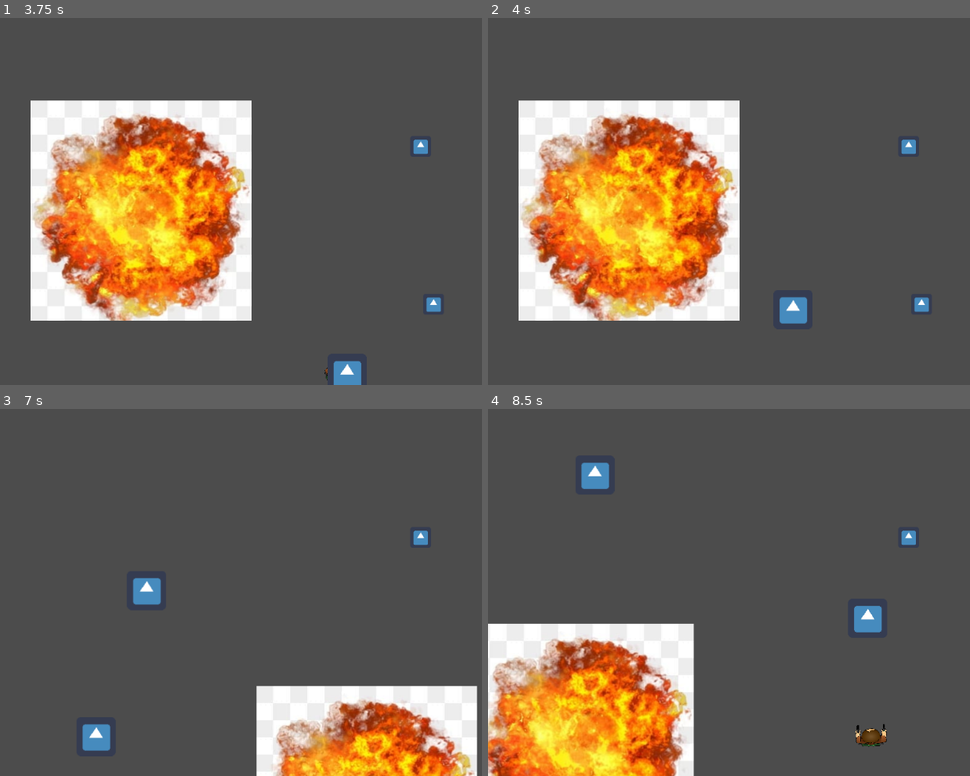
Above: before the commit, frames 1-4 (two rows, left to right).
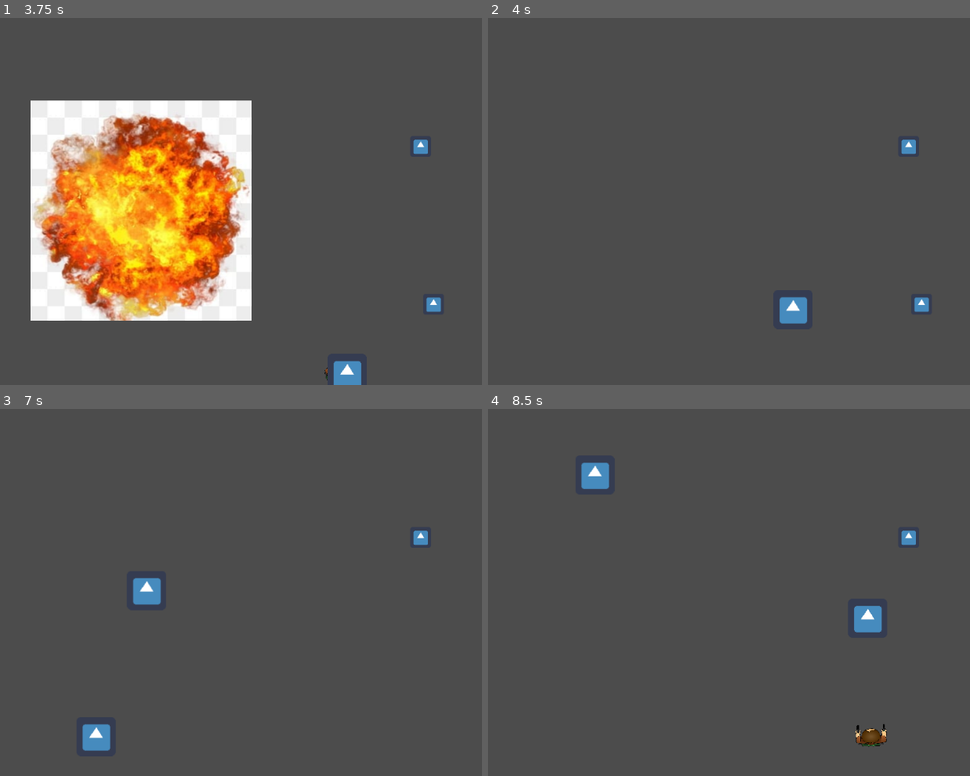
Above: after the commit, the same moments.

Repository: Fadope1/Bomberman-PlayerController
Game: Godot game, scene res://Scenes/FirstMap.tscn
Two runs of this game, one before a commit and one after it. Both use one fixed random seed, a clock stepped at 60 frames per second and the inputs below. The engine's default icon, where the game draws it, is replaced by a stand-in: a white triangle on a blue panel in a dark square.
Inputs (mouse positions are in pixels of both pictures, inside the frame that each line leads up to):
- Up to frame 1 (3.75 s): tap Enter at 0.5 s; move the mouse to (453, 183) at 0.52 s; hold D (right) 0.53-1.28 s; right-click (453, 183) at 0.6 s; move the mouse to (187, 219) at 1.27 s; hold S (backward) 1.28-2.03 s; click (187, 219) at 1.35 s; move the mouse to (375, 120) at 2.02 s; hold D (right) 2.03-2.78 s; right-click (375, 120) at 2.1 s; move the mouse to (284, 274) at 2.77 s; hold W (forward) 2.78-3.53 s; click (284, 274) at 2.85 s; tap Space at 3.5 s; move the mouse to (outside the picture) at 3.52 s; hold A (left) from 3.53 s (still down); right-click (outside the picture) at 3.6 s
- Up to frame 2 (4 s): keep holding A (left)
- Up to frame 3 (7 s): move the mouse to (125, 537) at 4.27 s; click (125, 537) at 4.35 s; move the mouse to (347, 592) at 5.02 s; release A (left) at 5.03 s; hold S (backward) 5.03-5.78 s; right-click (347, 592) at 5.1 s; move the mouse to (221, 500) at 5.77 s; hold D (right) 5.78-6.53 s; click (221, 500) at 5.85 s; move the mouse to (453, 574) at 6.52 s; hold W (forward) from 6.53 s (still down); right-click (453, 574) at 6.6 s
- Up to frame 4 (8.5 s): move the mouse to (675, 610) at 7.27 s; release W (forward) at 7.28 s; hold D (right) 7.28-8.03 s; click (675, 610) at 7.35 s; move the mouse to (863, 511) at 8.02 s; hold S (backward) from 8.03 s (still down); right-click (863, 511) at 8.1 s

Frame 1 is identical in both runs. In frame 2, 28% of the frame differs, in the area x 6-53%, y 22-83%; in frame 3, 11%; in frame 4, 18%.

Commit message:
ClassStructure

Diff:
--- /dev/null
+++ b/Scenes/Bomb.tscn
@@ -0,0 +1,35 @@
+[gd_scene load_steps=5 format=2]
+
+[ext_resource path="res://Scripts/Bomb.gd" type="Script" id=1]
+[ext_resource path="res://Assets/explosion.jpeg" type="Texture" id=2]
+[ext_resource path="res://Assets/icon.png" type="Texture" id=3]
+
+[sub_resource type="CircleShape2D" id=1]
+radius = 180.069
+
+[node name="Bomb" type="Node2D"]
+script = ExtResource( 1 )
+
+[node name="Icon" type="Sprite" parent="."]
+texture = ExtResource( 3 )
+
+[node name="BombRadius_Area2D" type="Area2D" parent="."]
+collision_layer = 0
+collision_mask = 3
+
+[node name="BombRadius_collision" type="CollisionShape2D" parent="BombRadius_Area2D"]
+shape = SubResource( 1 )
+one_way_collision_margin = 0.0
+
+[node name="Explosion" type="Sprite" parent="."]
+visible = false
+position = Vector2( -1.25, -4.25 )
+scale = Vector2( 1.00139, 1.00139 )
+texture = ExtResource( 2 )
+
+[node name="Timer" type="Timer" parent="."]
+wait_time = 3.0
+one_shot = true
+autostart = true
+
+[connection signal="timeout" from="Timer" to="." method="_on_Timer_timeout"]
--- a/Scenes/StaticBomb.tscn
+++ b/Scenes/StaticBomb.tscn
@@ -1,37 +1,9 @@
-[gd_scene load_steps=5 format=2]
+[gd_scene load_steps=2 format=2]
 
-[ext_resource path="res://Assets/icon.png" type="Texture" id=1]
-[ext_resource path="res://Scripts/StaticBomb.gd" type="Script" id=2]
-[ext_resource path="res://Assets/explosion.jpeg" type="Texture" id=3]
-
-[sub_resource type="CircleShape2D" id=1]
-radius = 186.024
+[ext_resource path="res://Scenes/Bomb.tscn" type="PackedScene" id=1]
 
 [node name="StaticBomb" type="StaticBody2D"]
 collision_layer = 0
 collision_mask = 0
-script = ExtResource( 2 )
 
-[node name="Bomb" type="Sprite" parent="."]
-texture = ExtResource( 1 )
-
-[node name="Timer" type="Timer" parent="."]
-wait_time = 3.0
-one_shot = true
-autostart = true
-
-[node name="Explosion" type="Sprite" parent="."]
-visible = false
-position = Vector2( -1.25, -4.25 )
-scale = Vector2( 1.00139, 1.00139 )
-texture = ExtResource( 3 )
-
-[node name="BombRadius_Area2D" type="Area2D" parent="."]
-collision_layer = 0
-collision_mask = 3
-
-[node name="CollisionShape2D" type="CollisionShape2D" parent="BombRadius_Area2D"]
-shape = SubResource( 1 )
-one_way_collision_margin = 0.0
-
-[connection signal="timeout" from="Timer" to="." method="_on_Timer_timeout"]
+[node name="Bomb" parent="." instance=ExtResource( 1 )]
--- a/Scenes/ThrowBomb.tscn
+++ b/Scenes/ThrowBomb.tscn
@@ -1,43 +1,17 @@
-[gd_scene load_steps=6 format=2]
+[gd_scene load_steps=4 format=2]
 
 [ext_resource path="res://Scripts/ThrowBombScript.gd" type="Script" id=1]
-[ext_resource path="res://Assets/icon.png" type="Texture" id=2]
-[ext_resource path="res://Assets/explosion.jpeg" type="Texture" id=3]
+[ext_resource path="res://Scenes/Bomb.tscn" type="PackedScene" id=2]
 
 [sub_resource type="RectangleShape2D" id=1]
 extents = Vector2( 35, 34 )
-
-[sub_resource type="CircleShape2D" id=2]
-radius = 238.008
 
 [node name="ThrowBomb" type="KinematicBody2D"]
 collision_layer = 0
 collision_mask = 2
 script = ExtResource( 1 )
 
-[node name="Icon" type="Sprite" parent="."]
-texture = ExtResource( 2 )
-
 [node name="CollisionShape2D" type="CollisionShape2D" parent="."]
 shape = SubResource( 1 )
 
-[node name="BombRadius_Area2D" type="Area2D" parent="."]
-collision_layer = 0
-collision_mask = 3
-
-[node name="BombRadius_collision" type="CollisionShape2D" parent="BombRadius_Area2D"]
-shape = SubResource( 2 )
-one_way_collision_margin = 0.0
-
-[node name="Explosion" type="Sprite" parent="."]
-visible = false
-position = Vector2( -1.25, -4.25 )
-scale = Vector2( 1.00139, 1.00139 )
-texture = ExtResource( 3 )
-
-[node name="Timer" type="Timer" parent="."]
-wait_time = 3.0
-one_shot = true
-autostart = true
-
-[connection signal="timeout" from="Timer" to="." method="_on_Timer_timeout"]
+[node name="Bomb" parent="." instance=ExtResource( 2 )]
--- /dev/null
+++ b/Scripts/Bomb.gd
@@ -0,0 +1,22 @@
+extends Node
+
+onready var explosion_sprite: = $Explosion
+onready var explosion_radius: = $BombRadius_Area2D
+
+
+func _ready() -> void:
+    # dont show explosion from beginning
+    self.explosion_sprite.visible = false
+
+
+func _on_Timer_timeout() -> void:
+    self.explosion_sprite.visible = true # show bomb explosion sprite
+
+    ## check for players/ objects in range and kill them ##
+    for area in self.explosion_radius.get_overlapping_areas():
+        if area.is_in_group("explode"):
+            area.get_parent().queue_free() # destroy the object -> remove from tree
+
+    yield(self.get_tree().create_timer(.3), "timeout") # wait 1/2 seconds
+
+    self.get_parent().queue_free() # destruct the parent object (delete)
--- a/Scripts/StaticBomb.gd
+++ /dev/null
@@ -1,23 +0,0 @@
-extends StaticBody2D
-
-onready var bomb_explosion = $Explosion
-onready var bomb_radius = $BombRadius_Area2D
-
-
-func ready() -> void:
-    # set bomb_explosion sprite visiblity to false
-    bomb_explosion.visible = false
-
-
-func _on_Timer_timeout() -> void:
-    # show bomb explosion and then destory self
-    bomb_explosion.visible = true
-
-    ## check for players in range here and kill them ##
-    for area in bomb_radius.get_overlapping_areas():
-        if area.is_in_group("explode"):
-            area.get_parent().queue_free()
-
-    yield(self.get_tree().create_timer(.5), "timeout")
-
-    self.queue_free() # self destruct from tree
--- a/Scripts/ThrowBombScript.gd
+++ b/Scripts/ThrowBombScript.gd
@@ -2,40 +2,22 @@
 
 export var SPEED: = 500
 
-onready var bomb_explosion = $Explosion # explosion sprite
-onready var bomb_radius = $BombRadius_Area2D # to get all objects inside collision layer
-var direction: = Vector2.ZERO # given by player
+var move: = true
+var direction: = Vector2.ZERO
 
-var move: = true
+onready var bomb = $Bomb
 
 
-func ready() -> void:
-    self.bomb_explosion.visible = false
+func _process(delta: float) -> void:
+    # check if explosion sprite is visible -> stop moving
+    if self.bomb.explosion_sprite.visible:
+        self.move = false
 
 
 func _physics_process(delta: float) -> void:
+    # move until collision happened
     if self.move:
         var collision: = self.move_and_collide(self.direction*delta*SPEED)
 
-        if collision:
+        if collision: # stop moving on inpact
             self.move = false
-
-func _on_Timer_timeout() -> void:
-    self.move = false # stop moving
-
-    self.explode()
-
-
-func explode() -> void:
-    # show bomb explosion and then destory self
-    self.bomb_explosion.visible = true
-
-    ## check for players in range here and kill them ##
-    for area in self.bomb_radius.get_overlapping_areas():
-        print(area.get_groups())
-        if area.is_in_group("explode"):
-            area.get_parent().queue_free()
-
-    yield(self.get_tree().create_timer(.5), "timeout")
-
-    self.queue_free() # self destruct from tree
--- a/project.godot
+++ b/project.godot
@@ -17,7 +17,6 @@
 [display]
 
 window/size/resizable=false
-window/size/fullscreen=true
 
 [input]
 
